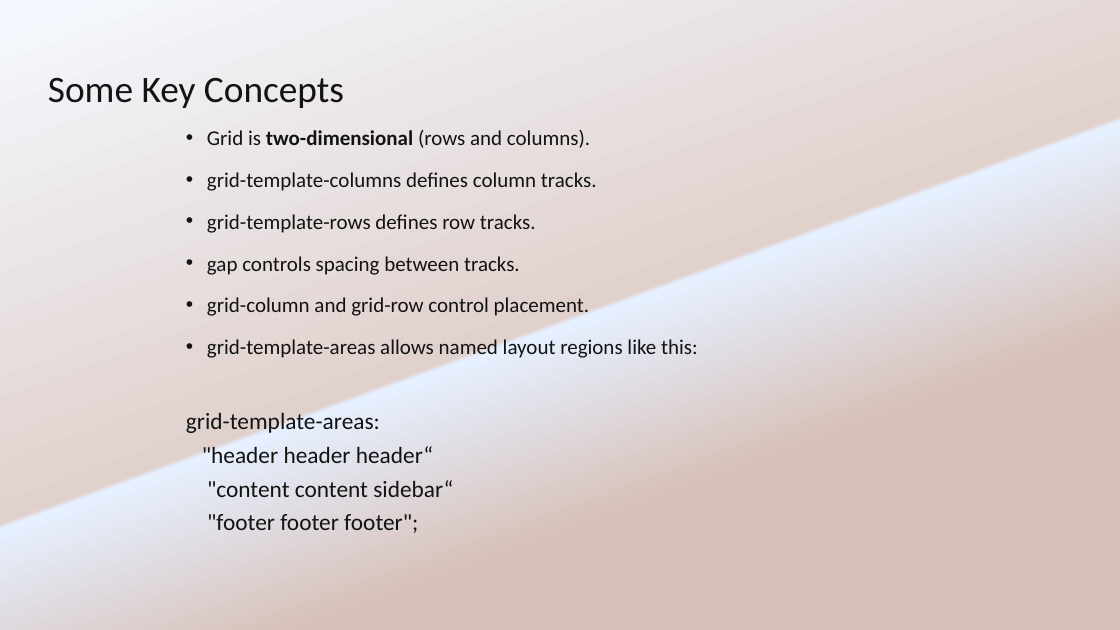
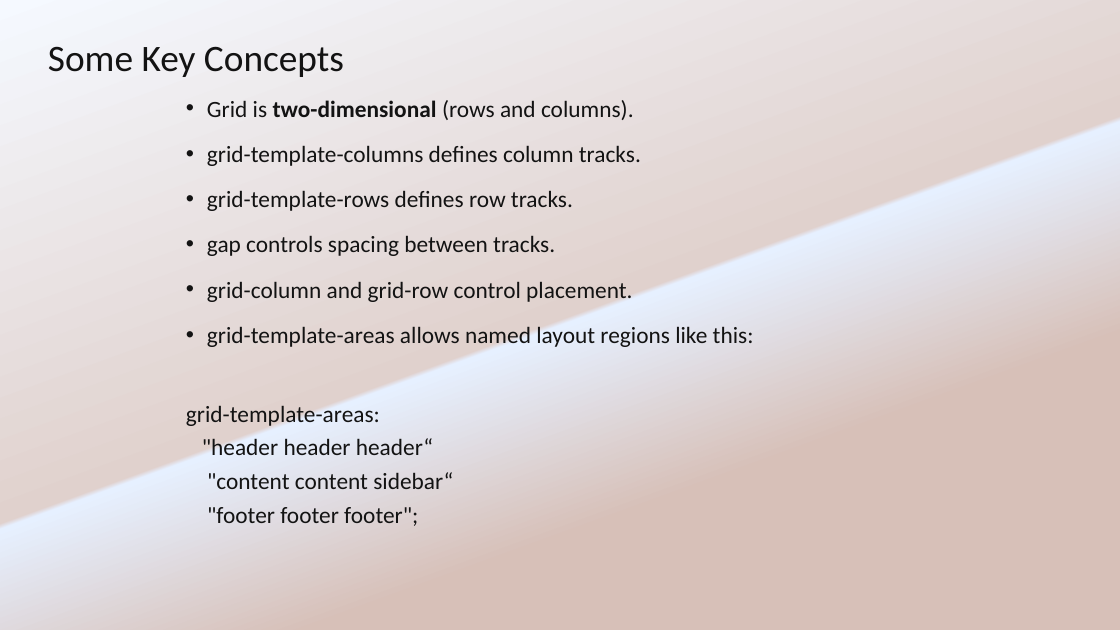
Before and after one commit to justinfread/css-layout-workshop, a slide deck: slide 5 of slides/CSS Flex box & Flex gird.pptx. Drawn at 1120x630 pixels with LibreOffice and Linux fonts; fonts in the diff are those of the drawing. Boxes give left, top, right and bottom in pixels: in the first picture for what was removed or moved away, otherwise in the second. Text is boxed around its words. In the diff, an @@ line names an element or a change of style, - is before the commit and + after.

Commit message:
Added FexPractice and GridPractice compnents

```diff
--- a/slides/CSS Flex box & Flex gird.pptx
+++ b/slides/CSS Flex box & Flex gird.pptx
@@ title "Some Key Concepts": place and size @@
-title "Some Key Concepts" at (48,77,344,108)
+title "Some Key Concepts" at (48,46,344,77)
@@ text "Grid is two-dimensional (rows and ...": place and size @@
-text "Grid is two-dimensional (rows and ..." at (186,130,698,533)
+text "Grid is two-dimensional (rows and ..." at (186,100,754,526)
@@ text at (207,100,754,349): size 18 to 20 pt in "Grid is two-dimensional (rows and columns).", "grid-template-columns defines column tracks.", "grid-template-rows defines row tracks.", "gap controls spacing between tracks." and 2 more places @@
```
Also in this commit, not shown: 4 other slides changed, 1 slide added, 7 other files.
